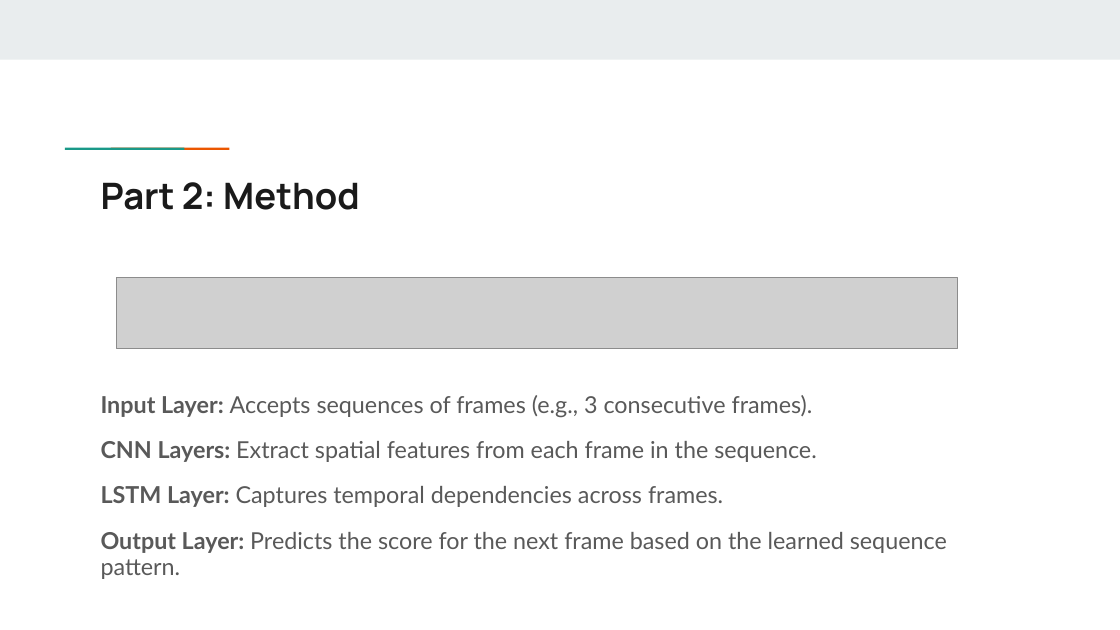
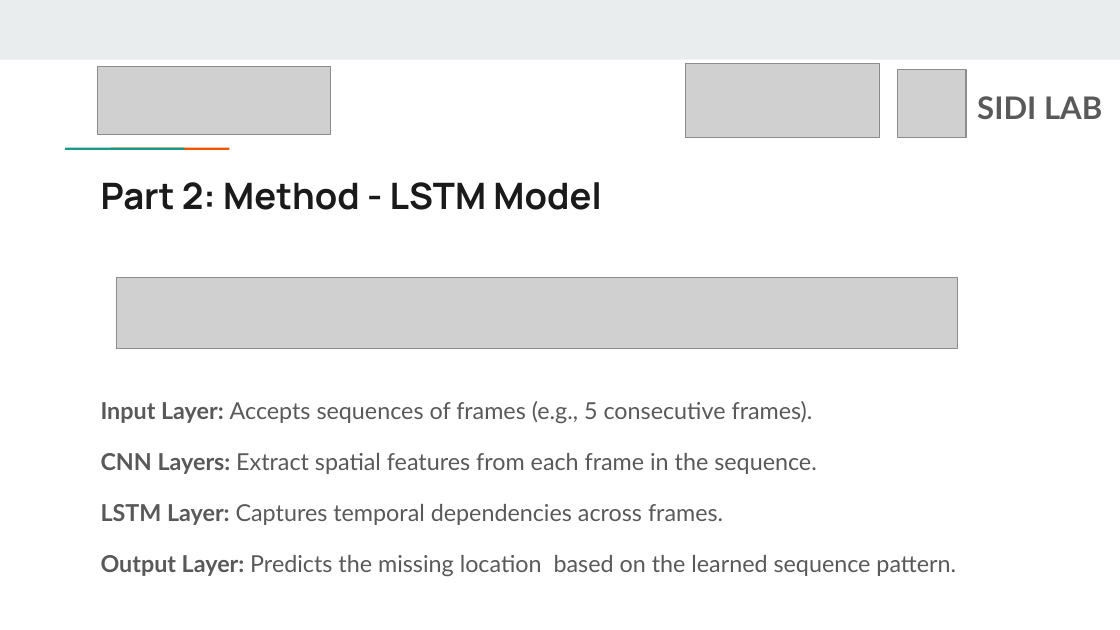
Before and after one commit to YuewanSun/Hackathon_IDETC2024, a slide deck: slide 10 of Hackathon_NIST.pptx (slide 9 before the commit). Drawn at 1120x630 pixels with LibreOffice and Linux fonts; fonts in the diff are those of the drawing; grey boxes stand for pictures. Boxes give left, top, right and bottom in pixels: in the first picture for what was removed or moved away, otherwise in the second. Text is boxed around its words. In the diff, an @@ line names an element or a change of style, - is before the commit and + after.

```diff
--- a/Hackathon_NIST.pptx
+++ b/Hackathon_NIST.pptx
@@ picture added at <box>97,67,330,136</box> @@
@@ picture added at <box>685,64,879,138</box> @@
@@ picture added at <box>898,69,967,138</box> @@
@@ text added at <box>977,96,1102,119</box>, 20 pt, text #595959, bold @@
+SIDI LAB
@@ title at <box>101,182,601,210</box>: text changed @@
-Part 2: Method
+Part 2: Method - LSTM Model
@@ text at <box>101,401,813,424</box>: text changed @@
-Input Layer: Accepts sequences of frames (e.g., 3 consecutive frames).
+Input Layer: Accepts sequences of frames (e.g., 5 consecutive frames).
@@ text at <box>101,453,816,525</box>: line spacing 0.95 to 1.15 @@
@@ text at <box>101,555,956,577</box>: text changed @@
-Output Layer: Predicts the score for the next frame based on the learned sequence pattern.
+Output Layer: Predicts the missing location based on the learned sequence pattern.
```
Also in this commit, not shown: 11 other slides changed, 2 slides added, 1 slide removed.
